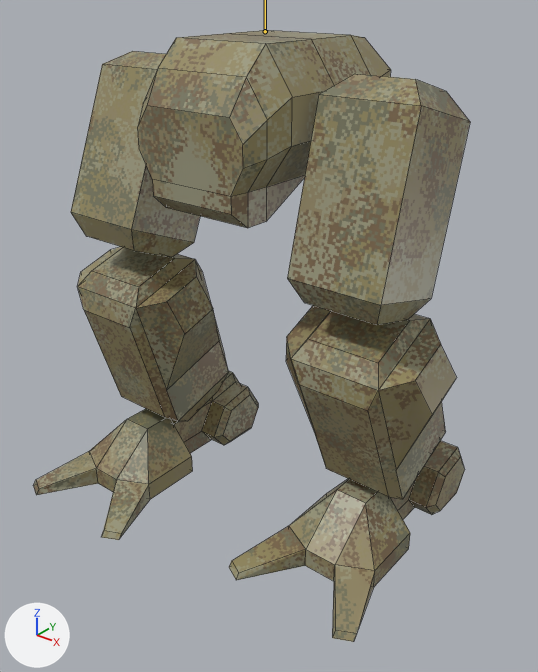
The Blender file resources/mechparts/legs/mech_legs10.blend: old version first, new version second.
Camera for both pictures: a 50 mm camera at (1.168, -1.447, 1.395) aimed at (0.005, 0.007, 0.494). Arrows for +X, +Y and +Z are at lower left; the lights stay in place. Both versions are drawn at frame 11 of the action 'launch_in_left'; the numbers are the values there. The bones that change are drawn over the model as lines. Mesh edges are drawn as thin lines.

Names of what the first picture shows: 'legs'.
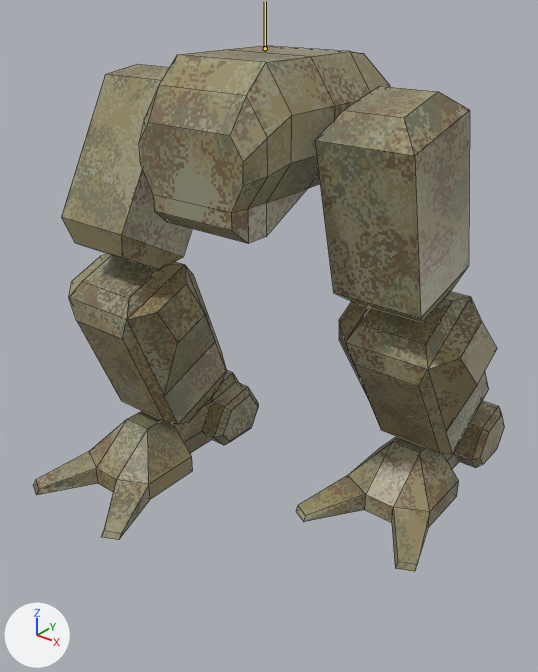
The change, as JSON lines over the scene's bpy script:
```json
{"block": "bone_root", "where": "bone_root = bpy.data.objects['Armature'].pose.bones['root']"}
{"op": "set", "path": "bone_root.location", "old": "(0.0, -0.014, 0.0)", "new": "(0.0, -0.05, 0.0)"}
{"block": "bone_leg_ik_target_l", "where": "bone_leg_ik_target_l = bpy.data.objects['Armature'].pose.bones['leg_ik_target.l']"}
{"op": "set", "path": "bone_leg_ik_target_l.location", "old": "(0.0, 0.11, 0.0)", "new": "(0.0, 0.4, 0.0)"}
```

Where the change shows, as pixel boxes [x1, y1, x2, y2] in the pictures (538 x 672 px):
```json
{"object": "legs", "change": "posed", "before": [34, 30, 470, 642], "after": [34, 45, 504, 572], "on screen": "8% wider, 14% shorter"}
```
